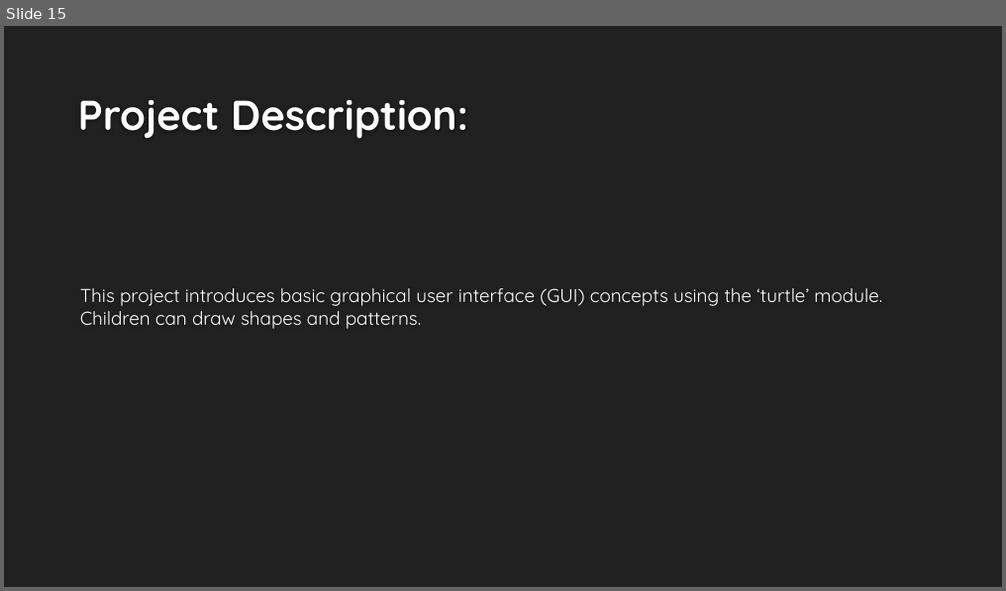
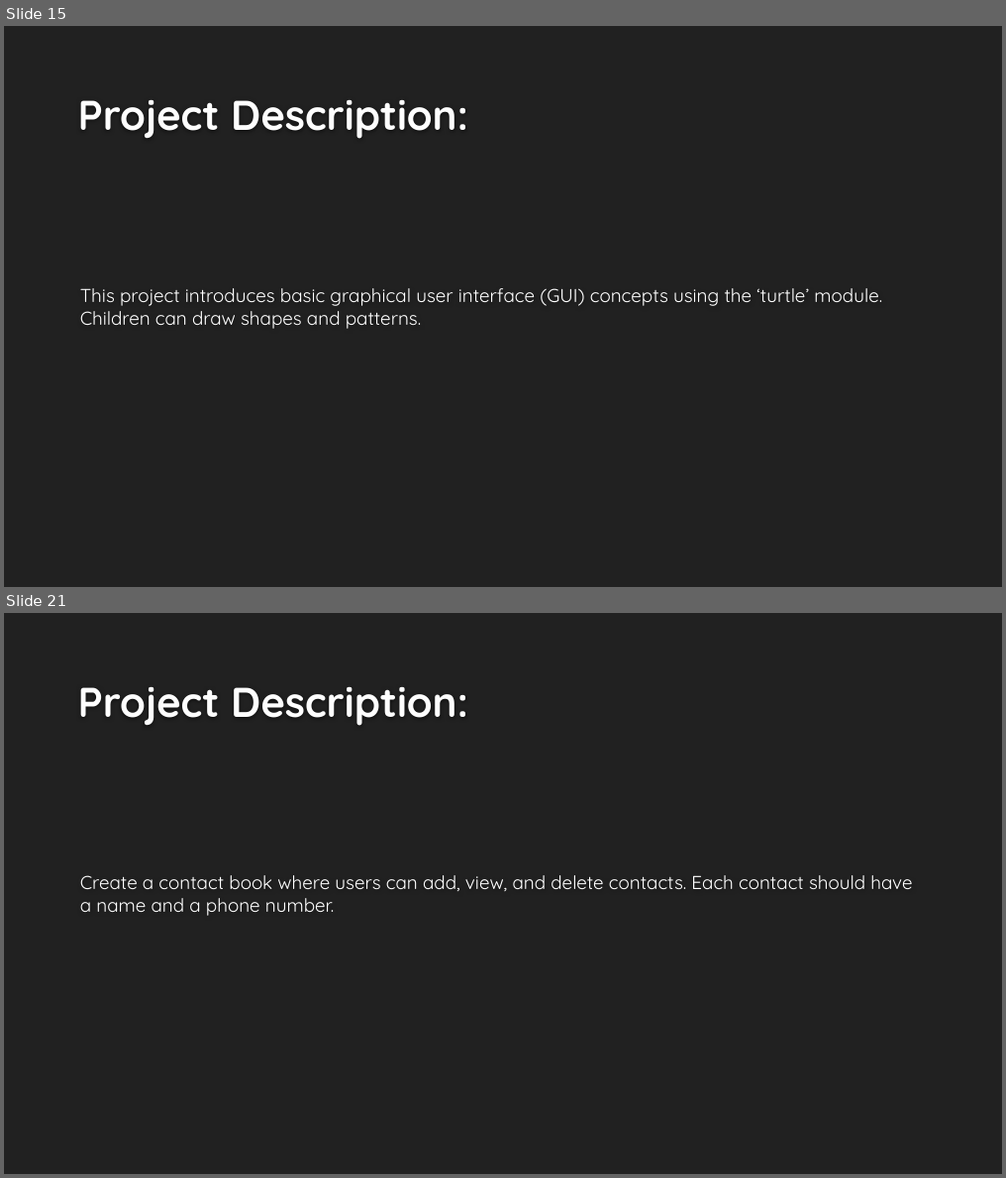
Before and after one commit to Islam-hady9/Programming-Course-using-Python-for-Kids, a slide deck: Lesson 10.pptx. Shown one above the other, each under a label of ours: slide 15 before the commit, slides 15 and 21 after it; the slides between them are not shown. The pictures are 1006x591 and 1006x1178 pixels, drawn with LibreOffice and Linux fonts; fonts in the diff are those of the drawing; background and template pictures are left out. Boxes give left, top, right and bottom in pixels: in the first picture for what was removed or moved away, otherwise in the second. Text is boxed around its words. In the diff, an @@ line names an element or a change of style, - is before the commit and + after.

Commit message:
Add more projects to Lesson 10

```diff
--- a/Lesson 10.pptx
+++ b/Lesson 10.pptx
@@ slide 21 added at <box>4,613,1002,1174</box>, background #212121 @@
@@ title added at <box>78,687,468,726</box>, 40 pt, text #FEFEFE, bold @@
+Project Description:
@@ text added at <box>80,875,912,916</box>, 18 pt, text #FFFFFF @@
+Create a contact book where users can add, view, and delete contacts. Each contact should have a name and a phone number.
```
Also in this commit, not shown: 3 slides changed, 8 other slides added, 1 slide removed.
